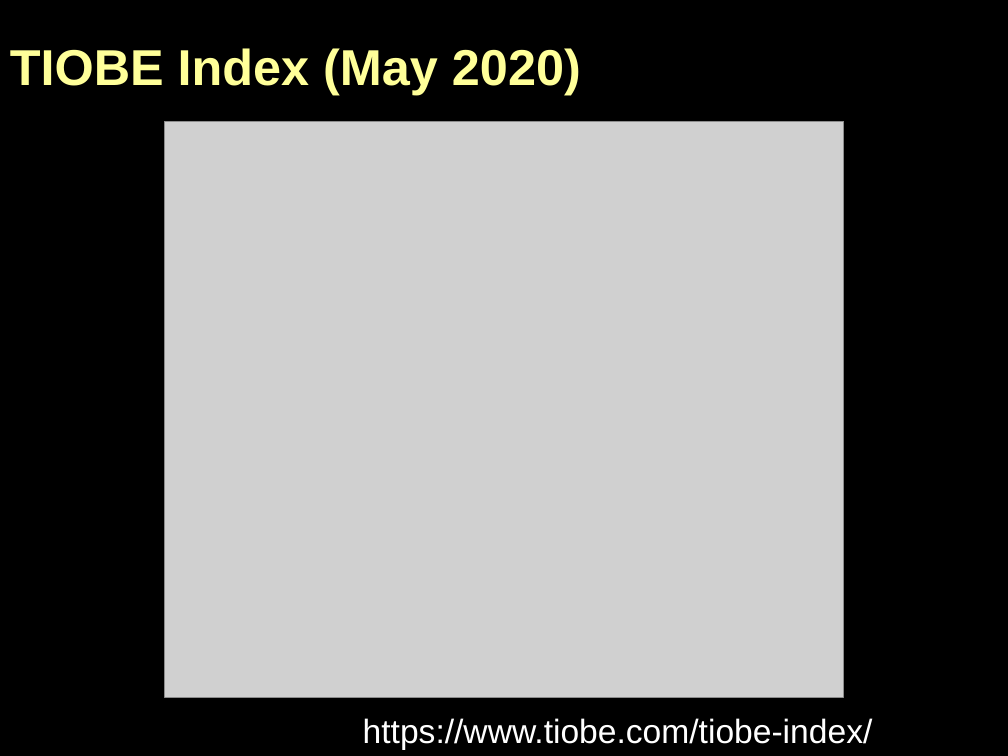
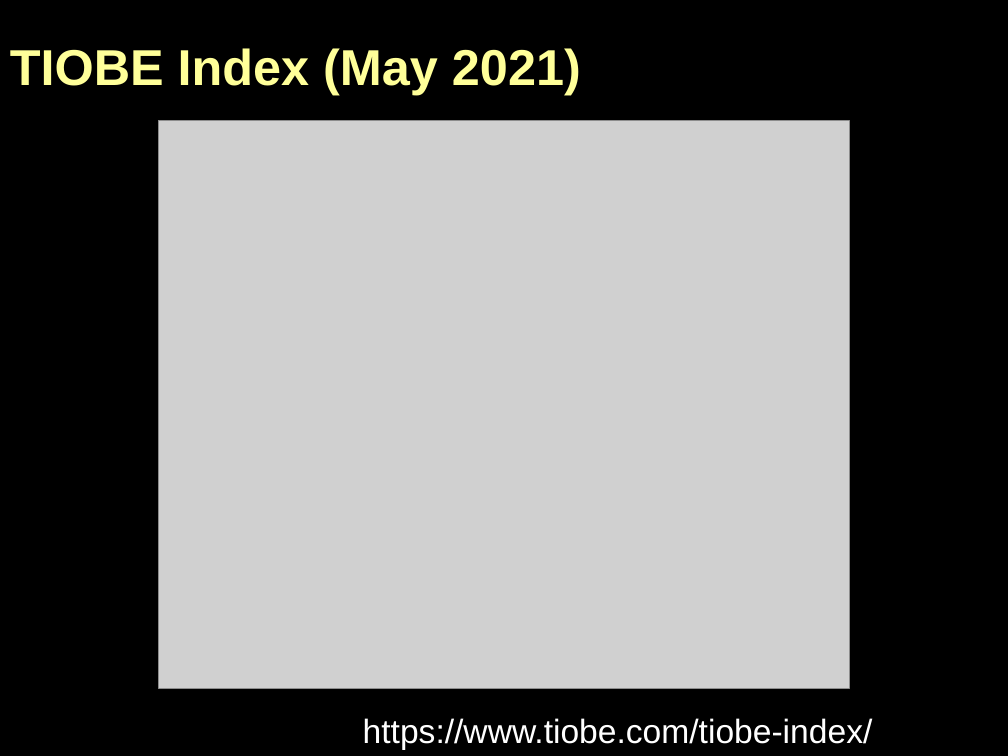
Before and after one commit to mnfienen/doi_econ_2021, a slide deck: slide 7 of ppt/PythonOverview_2021.pptx. Drawn at 1008x756 pixels with LibreOffice and Linux fonts; fonts in the diff are those of the drawing; grey boxes stand for pictures; background and template pictures are left out. Boxes give left, top, right and bottom in pixels: in the first picture for what was removed or moved away, otherwise in the second. Text is boxed around its words. In the diff, an @@ line names an element or a change of style, - is before the commit and + after.

```diff
--- a/ppt/PythonOverview_2021.pptx
+++ b/ppt/PythonOverview_2021.pptx
@@ title at bbox=[10, 48, 581, 95]: text changed @@
-TIOBE Index (May 2020)
+TIOBE Index (May 2021)
@@ picture: place and size @@
-picture at bbox=[164, 121, 844, 697]
+picture at bbox=[159, 121, 850, 688]
```
Also in this commit, not shown: 3 other slides changed.
